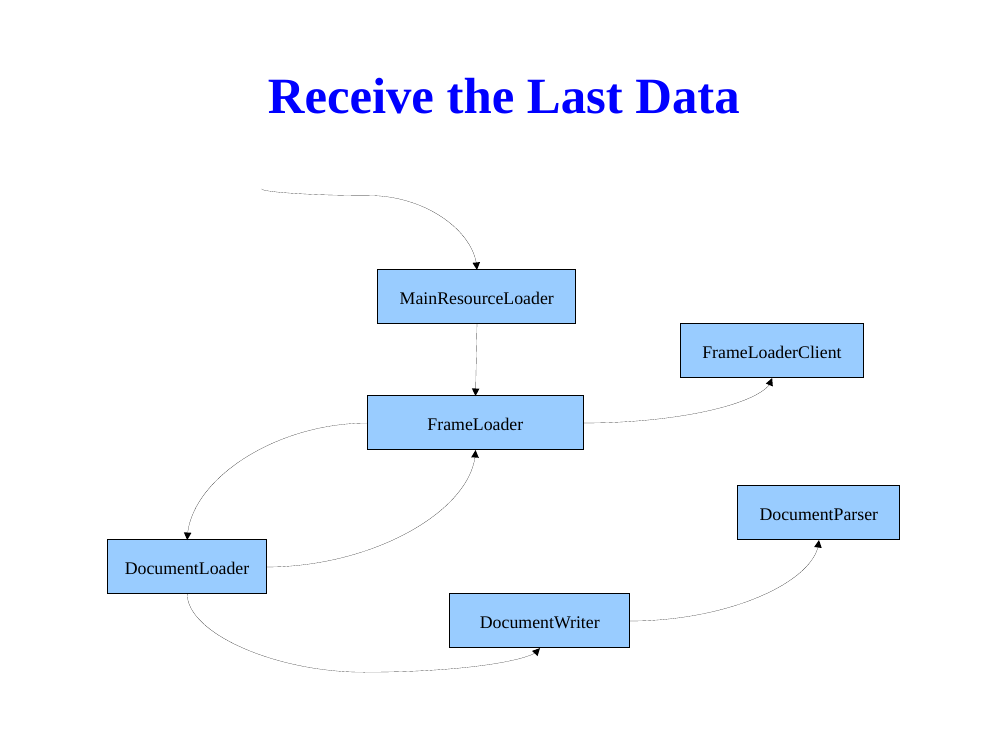
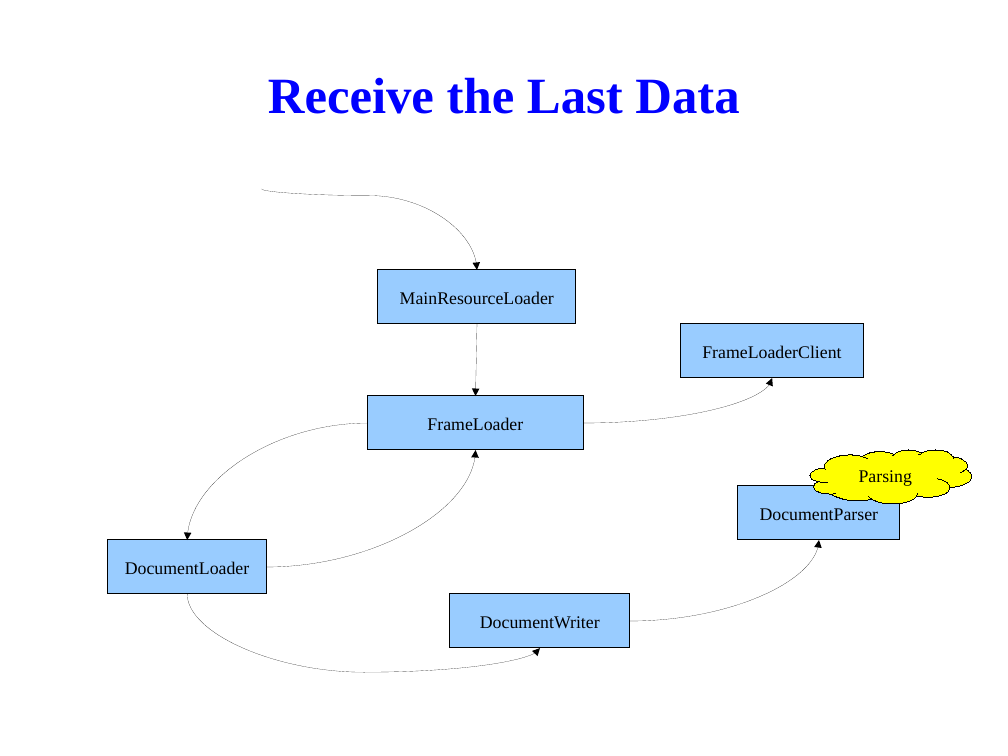
Before and after one commit to tsaicw/browser_research, a slide deck: slide 51 of WebKit/WebKit.odp (slide 49 before the commit). Drawn at 1008x756 pixels with LibreOffice and Linux fonts; fonts in the diff are those of the drawing; background and template pictures are left out. Boxes give left, top, right and bottom in pixels: in the first picture for what was removed or moved away, otherwise in the second. Text is boxed around its words. In the diff, an @@ line names an element or a change of style, - is before the commit and + after.

Commit message:
[WebKit]   Add the "The aspect of Parsing" and "Encoding" pages.

```diff
--- a/WebKit/WebKit.odp
+++ b/WebKit/WebKit.odp
@@ freeform shape added at box(810, 450, 972, 504), fill #FFFF00, outline #000000 0 pt, 14 pt, text #000000 @@
+Parsing
```
Also in this commit, not shown: 7 other slides changed, 4 slides added.
